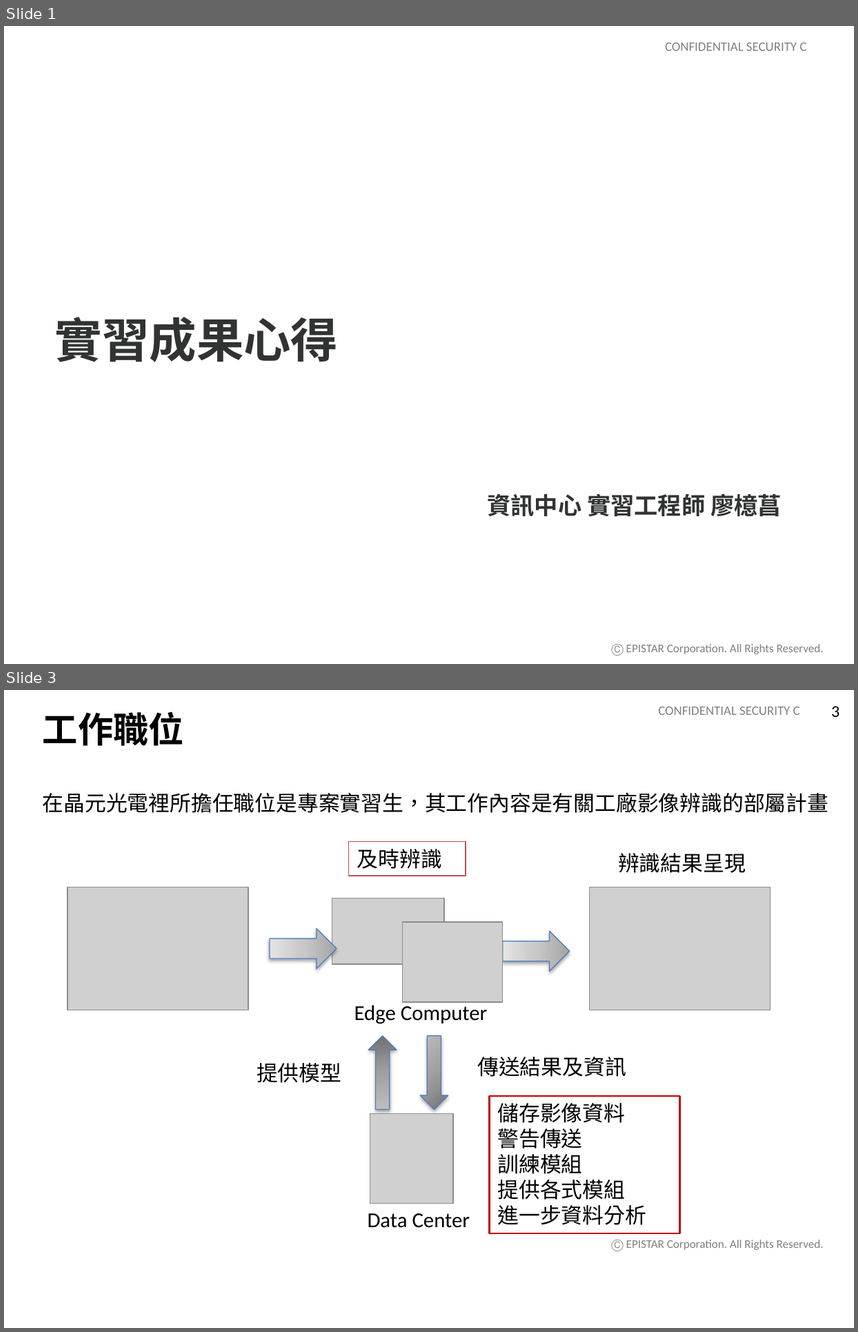
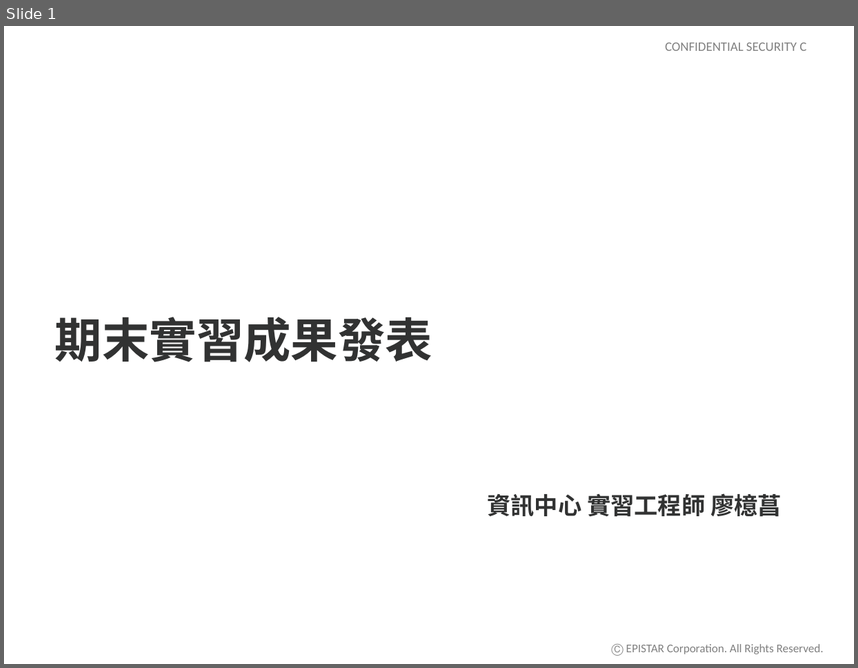
Before and after one commit to d0683201/d0683201, a slide deck: 實習報告.pptx. Shown one above the other, each under a label of ours: slides 1 and 3 before the commit, slide 1 after it; the slides between them are not shown. The pictures are 858x1332 and 858x668 pixels, drawn with LibreOffice and Linux fonts; fonts in the diff are those of the drawing; grey boxes stand for pictures; background and template pictures are left out. Boxes give left, top, right and bottom in pixels: in the first picture for what was removed or moved away, otherwise in the second. Text is boxed around its words. In the diff, an @@ line names an element or a change of style, - is before the commit and + after.

```diff
--- a/實習報告.pptx
+++ b/實習報告.pptx
@@ slide 3 removed at <box>4,690,854,1328</box>, background #FFFFFF @@
@@ text removed at <box>658,707,800,715</box> @@
-CONFIDENTIAL SECURITY C
@@ page number removed at <box>831,706,840,717</box> @@
-3
@@ text removed at <box>43,711,184,746</box> @@
-工作職位
@@ text removed at <box>43,792,829,813</box> @@
-在晶元光電裡所擔任職位是專案實習生，其工作內容是有關工廠影像辨識的部屬計畫
@@ rectangle removed at <box>349,841,466,876</box> @@
-及時辨識
@@ text removed at <box>618,853,746,873</box> @@
-辨識結果呈現
@@ picture removed at <box>67,887,249,1010</box> @@
@@ picture removed at <box>590,887,771,1010</box> @@
@@ picture removed at <box>332,898,444,964</box> @@
@@ right arrow removed at <box>270,928,337,968</box> @@
@@ picture removed at <box>403,922,503,1002</box> @@
@@ right arrow removed at <box>503,931,570,971</box> @@
@@ text removed at <box>355,1002,488,1024</box> @@
-Edge Computer
@@ down arrow removed at <box>369,1035,397,1109</box> @@
@@ down arrow removed at <box>421,1035,448,1109</box> @@
@@ text removed at <box>477,1056,626,1076</box> @@
-傳送結果及資訊
@@ text removed at <box>257,1063,341,1083</box> @@
-提供模型
@@ rectangle removed at <box>489,1096,680,1233</box> @@
-儲存影像資料
-警告傳送
-訓練模組
-提供各式模組
-進一步資料分析
@@ picture removed at <box>370,1114,454,1203</box> @@
@@ text removed at <box>368,1213,470,1228</box> @@
-Data Center
@@ text removed at <box>611,1239,824,1251</box> @@
-Ⓒ EPISTAR Corporation. All Rights Reserved.
@@ slide 1 changed as well @@
@@ title at <box>55,316,432,362</box>: text changed @@
-實習成果心得
+期末實習成果發表
```
Also in this commit, not shown: 4 other slides changed, 1 slide added.
